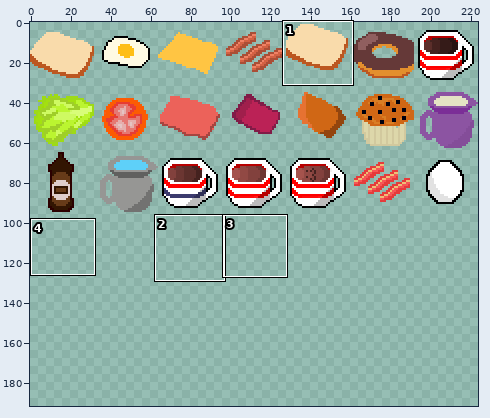
Sprite sheet: sprites/food.png. Above, an overview of the earlier version with the close-up marked.
Close-up. Old version:
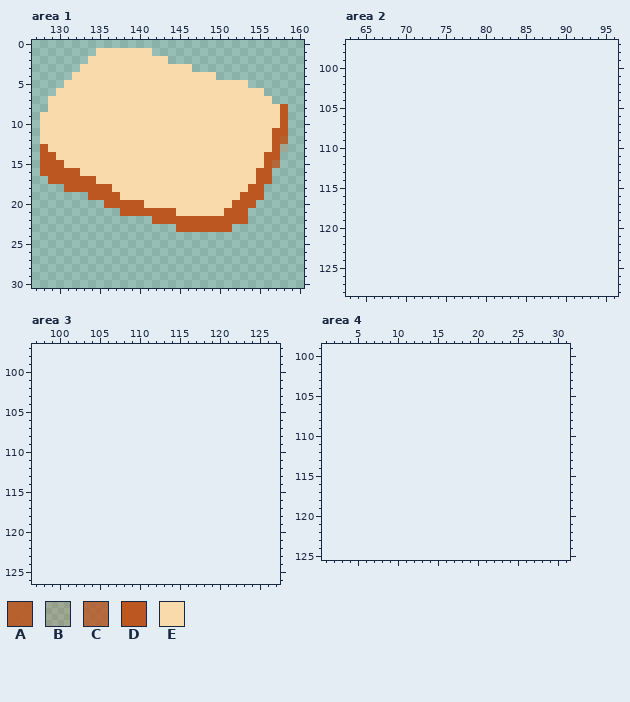
The file is 224x96 pixels. Pixels under 10% opacity are left out. Colours within 5 levels of each other are drawn and written as one. Shown: area 1: x 127..160, y 0..30; area 2: x 63..96, y 97..128; area 3: x 97..127, y 97..126; area 4: x 1..31, y 99..125. The old version is drawn lined up with the new one, on the new canvas. The commit also changed other parts of the picture, which this record leaves out.
Palette (. is transparent): A #bb551ce0  B #bb551d36  C #bc5721ce  D #bc5721  E #f9dbab
Pixels before, area 1, first column x 128:
 1 .......EEEEEEE.................
 2 ......EEEEEEEEEE...............
 3 .....EEEEEEEEEEEEEE............
 4 ....EEEEEEEEEEEEEEEEEE.........
 5 ...EEEEEEEEEEEEEEEEEEEEEEE.....
 6 ..EEEEEEEEEEEEEEEEEEEEEEEEEE...
 7 .EEEEEEEEEEEEEEEEEEEEEEEEEEEE..
 8 .EEEEEEEEEEEEEEEEEEEEEEEEEEEEED
 9 EEEEEEEEEEEEEEEEEEEEEEEEEEEEEED
10 EEEEEEEEEEEEEEEEEEEEEEEEEEEEEED
11 EEEEEEEEEEEEEEEEEEEEEEEEEEEEEDD
12 EEEEEEEEEEEEEEEEEEEEEEEEEEEEEDA
13 DEEEEEEEEEEEEEEEEEEEEEEEEEEEEDB
14 DDEEEEEEEEEEEEEEEEEEEEEEEEEEDD.
15 DDDEEEEEEEEEEEEEEEEEEEEEEEEEDC.
16 DDDDDEEEEEEEEEEEEEEEEEEEEEEDD..
17 .DDDDDDEEEEEEEEEEEEEEEEEEEEDD..
18 ...DDDDDDEEEEEEEEEEEEEEEEEDD...
19 ......DDDDEEEEEEEEEEEEEEEDDD...
20 ........DDDDDEEEEEEEEEEEDDD....
21 ..........DDDDDDDEEEEEEDDD.....
22 ..............DDDDDDDDDDDD.....
23 .................DDDDDDD.......
After the commit:
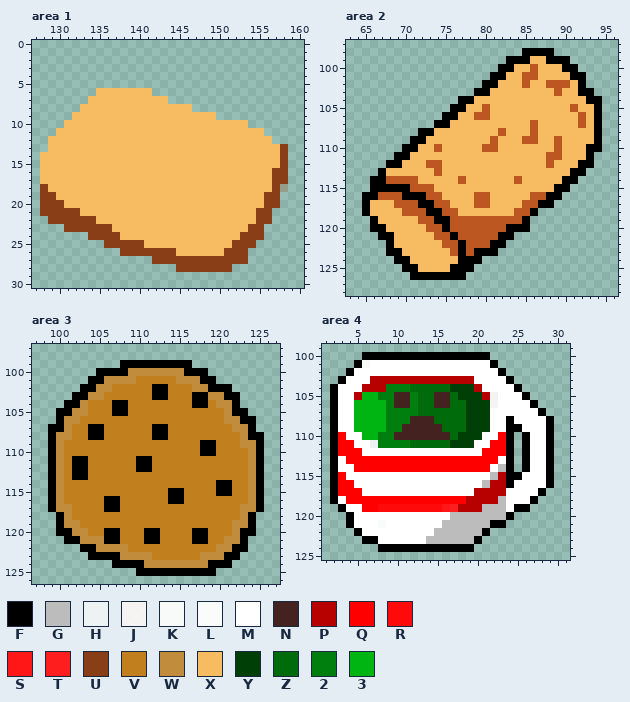
Colours new in this view: F #000000  G #bcbcbc  H #edf2f2  J #f6f3f3fd  K #ffffffed  L #fffffff4  M #ffffff  N #44221f  P #b70000  Q #ff0000  R #ff0a0a  S #ff1616  T #fe1e1e  U #893e18  V #c17f1d  W #c18c3c  X #f7bb62  Y #003f06  Z #006b0a  2 #007f0e  3 #00b512
Difference:
canvas 224x96 -> 224x192
Area 1:
y 1: x 135..141 EEEEEEE -> .......
y 2: x 134..143 EEEEEEEEEE -> ..........
y 3: x 133..146 EEEEEEEEEEEEEE -> ..............
y 4: x 132..149 EEEEEEEEEEEEEEEEEE -> ..................
y 5: x 131..153 EEEEEEEEEEEEEEEEEEEEEEE -> .......................
y 6: x 130..155 EEEEEEEEEEEEEEEEEEEEEEEEEE -> .....XXXXXXX..............
y 7: x 129..156 EEEEEEEEEEEEEEEEEEEEEEEEEEEE -> .....XXXXXXXXXX.............
y 8: x 129..158 EEEEEEEEEEEEEEEEEEEEEEEEEEEEED -> ....XXXXXXXXXXXXXX............
y 9: x 128..158 EEEEEEEEEEEEEEEEEEEEEEEEEEEEEED -> ....XXXXXXXXXXXXXXXXXX.........
y 10: x 128..158 EEEEEEEEEEEEEEEEEEEEEEEEEEEEEED -> ...XXXXXXXXXXXXXXXXXXXXXXX.....
y 11: x 128..158 EEEEEEEEEEEEEEEEEEEEEEEEEEEEEDD -> ..XXXXXXXXXXXXXXXXXXXXXXXXXX...
y 12: x 128..158 EEEEEEEEEEEEEEEEEEEEEEEEEEEEEDA -> .XXXXXXXXXXXXXXXXXXXXXXXXXXXX..
y 13: x 128..158 DEEEEEEEEEEEEEEEEEEEEEEEEEEEEDB -> .XXXXXXXXXXXXXXXXXXXXXXXXXXXXXU
y 14: x 128..158 DDEEEEEEEEEEEEEEEEEEEEEEEEEEDD. -> XXXXXXXXXXXXXXXXXXXXXXXXXXXXXXU
y 15: x 128..158 DDDEEEEEEEEEEEEEEEEEEEEEEEEEDC. -> XXXXXXXXXXXXXXXXXXXXXXXXXXXXXXU
y 16: x 128..158 DDDDDEEEEEEEEEEEEEEEEEEEEEEDD.. -> XXXXXXXXXXXXXXXXXXXXXXXXXXXXXUU
y 17: x 128..158 .DDDDDDEEEEEEEEEEEEEEEEEEEEDD.. -> XXXXXXXXXXXXXXXXXXXXXXXXXXXXXUU
y 18: x 128..158 ...DDDDDDEEEEEEEEEEEEEEEEEDD... -> UXXXXXXXXXXXXXXXXXXXXXXXXXXXXUB
y 19: x 128..157 ......DDDDEEEEEEEEEEEEEEEDDD.. -> UUXXXXXXXXXXXXXXXXXXXXXXXXXXUU
y 20: x 128..157 ........DDDDDEEEEEEEEEEEDDD... -> UUUXXXXXXXXXXXXXXXXXXXXXXXXXUU
y 21: x 128..156 ..........DDDDDDDEEEEEEDDD... -> UUUUUXXXXXXXXXXXXXXXXXXXXXXUU
y 22: x 129..156 .............DDDDDDDDDDDD... -> UUUUUUXXXXXXXXXXXXXXXXXXXXUU
y 23: x 131..155 ..............DDDDDDD.... -> UUUUUUXXXXXXXXXXXXXXXXXUU
y 24: x 134..155 ...................... -> UUUUXXXXXXXXXXXXXXXUUU
y 25: x 136..154 ................... -> UUUUUXXXXXXXXXXXUUU
y 26: x 138..153 ................ -> UUUUUUUXXXXXXUUU
y 27: x 142..153 ............ -> UUUUUUUUUUUU
y 28: x 145..151 ....... -> UUUUUUU
Area 2:
y 98: x 85..88 .... -> FFFF
y 99: x 83..90 ........ -> FFFXXFFF
y 100: x 82..91 .......... -> FFXXDXXXFF
y 101: x 81..92 ............ -> FFXXDDXXXXFF
y 102: x 80..92 ............. -> FFXXXDXXDDDXF
y 103: x 79..93 ............... -> FFXXXXXXXXDXXFF
y 104: x 77..94 .................. -> FFXXXXXXXXXXXXXXFF
y 105: x 76..94 ................... -> FFXXDXXXXXXXXXXDXXF
y 106: x 75..94 .................... -> FFXXDDXXXXXXXXXXXDXF
y 107: x 74..94 ..................... -> FFXXXXXXXXXXDXXXXXDXF
y 108: x 72..94 ....................... -> FFXXXXXXXXDXXXDXXXXXXXF
y 109: x 71..94 ........................ -> FFXXXXXXXXDXXXDDXXDXXXXF
y 110: x 70..94 ......................... -> FFXXDXXXXXDDXXXXXXXDXXXFF
y 111: x 69..93 ......................... -> FFXXXXXXXXXXXXXXXXXDDXXXF
y 112: x 68..93 .......................... -> FFXXXDDXXXXXXXXXXXXXDXXXFF
y 113: x 67..92 .......................... -> FXXXXXXDXXXXXXXXXXXXXXXXFF
y 114: x 66..91 .......................... -> FFDDDDXXXXXDXXXXXXDXXXXXFF
y 115: x 66..90 ......................... -> FFFFFDDDXXXXXXXXXXXXXXXFF
y 116: x 65..89 ......................... -> FFDDDFFFDDXXXXDDXXXXXDDFF
y 117: x 65..88 ........................ -> FXXXDDDFFDDXXXDDXXXXDDFF
y 118: x 65..86 ...................... -> FXXXXDDDFFDDXXXXXXXDDF
y 119: x 66..85 .................... -> FXXXXXDDFFDDDDDDDDDF
y 120: x 66..85 .................... -> FFXXXXXDDFDDDDDDDFFF
y 121: x 67..83 ................. -> FFXXXXXDDFDDDDDFF
y 122: x 68..82 ............... -> FXXXXXXDDFDDDFF
y 123: x 68..81 .............. -> FFXXXXXXDFDFFF
y 124: x 69..79 ........... -> FFXXXXXXFFF
y 125: x 70..78 ......... -> FFXXXXFFF
y 126: x 71..77 ....... -> FFFFFFF
Area 3:
y 99: x 108..116 ......... -> FFFFFFFFF
y 100: x 105..118 .............. -> FFFFWWWWWWWFFF
y 101: x 104..119 ................ -> FFWWWWVVVVVWWWFF
y 102: x 103..121 ................... -> FFWWVVVVVFFVVVWWFFF
y 103: x 102..122 ..................... -> FFWWVVVVVVFFVVVFFWWFF
y 104: x 101..122 ...................... -> FFWVVVFFVVVVVVVVFFVWWF
y 105: x 100..123 ........................ -> FFWWVVVFFVVVVVVVVVVVVWFF
y 106: x 100..124 ......................... -> FWWVVVVVVVVVVVVVVVVVVWWFF
y 107: x 99..124 .......................... -> FFWVVFFVVVVVVFFVVVVVVVVWWF
y 108: x 99..125 ........................... -> FWWVVFFVVVVVVFFVVVVVVVVVWFF
y 109: x 99..125 ........................... -> FWVVVVVVVVVVVVVVVVVFFVVVWWF
y 110: x 99..125 ........................... -> FWVVVVVVVVVVVVVVVVVFFVVVVWF
y 111..112: x 99..125 ........................... -> FWVFFVVVVVVFFVVVVVVVVVVVVWF
y 113: x 99..125 ........................... -> FWVFFVVVVVVVVVVVVVVVVVVVVWF
y 114: x 99..125 ........................... -> FWVVVVVVVVVVVVVVVVVVVFFVVWF
y 115: x 99..125 ........................... -> FWVVVVVVVVVVVVVFFVVVVFFVVWF
y 116: x 99..125 ........................... -> FWVVVVVFFVVVVVVFFVVVVVVVVWF
y 117: x 99..125 ........................... -> FWWVVVVFFVVVVVVVVVVVVVVVWWF
y 118: x 100..124 ......................... -> FWVVVVVVVVVVVVVVVVVVVVVWF
y 119: x 100..124 ......................... -> FWWVVVVVVVVVVVVVVVVVVVWWF
y 120: x 100..124 ......................... -> FFWWVVFFVVVFFVVVVFFVVVWFF
y 121: x 101..123 ....................... -> FFWWWFFVVVFFVVVVFFVVWWF
y 122: x 103..123 ..................... -> FFWWWWVVVVVVVVVVVWWFF
y 123: x 104..122 ................... -> FFFFWWWWVVVVVVWWWFF
y 124: x 107..121 ............... -> FFFFWWWWWWWWFFF
y 125: x 110..119 .......... -> FFFFFFFFFF
Area 4:
y 100: x 6..21 ................ -> FFFFFFFFFFFFFFFF
y 101: x 5..22 .................. -> FKMMMMMMMMMMMMMMMF
y 102: x 4..23 .................... -> FMMMMMMMMMMMMMMMMMMF
y 103: x 3..24 ...................... -> FMMMPPPPPPPPPPPPPMMMMF
y 104: x 2..25 ........................ -> FMMMPPP222ZZZZZYYYPMMMMF
y 105: x 2..26 ......................... -> FMMP3322NN2ZZNNZYYYPJMMMF
y 106: x 2..27 .......................... -> FMM33332NN2ZZNNZZYYYJMMMMF
y 107: x 2..28 ........................... -> FMM33332222ZZZZZZYYYMMMMMMF
y 108: x 2..29 ............................ -> FMM3333222NNNZZZZYYYMMFMMMMF
y 109: x 2..29 ............................ -> FMM333322NNNNNZZZYYYMMFFMMMF
y 110: x 2..24 ....................... -> FQMM3322NNNNNNNZYYYMMQF; x 26..29 .... -> FMMF
y 111: x 2..24 ....................... -> FQQMMH2222ZZZZZYYYMMQQF; x 26..29 .... -> FMMF
y 112: x 2..24 ....................... -> FQQQMMMMMMMMMMMMMMMQQQF; x 26..29 .... -> FMMF
y 113: x 2..24 ....................... -> FMQQQQQQQQQQQQQQQQQQQMF; x 26..29 .... -> FMMF
y 114: x 2..24 ....................... -> FMMQQQQQQQQQQQQQQQQQMGF; x 26..29 .... -> FMMF
y 115: x 2..29 ............................ -> FQMMMMMMMMMMMMMMMMMMGPFFMMMF
y 116: x 2..29 ............................ -> FQQMMMMMMMMMMMMMMMMGPPFMMMMF
y 117: x 2..28 ........................... -> FQQQMMMMMMMMMMMMMMPPPPMMMMF
y 118: x 2..27 .......................... -> FMQQQQQQQQQQQQQQQPPPPGMMMF
y 119: x 3..26 ........................ -> FMMQQRRRRRRRRSTPPPGGGMFF
y 120: x 4..24 ..................... -> FMMMMMMMMMMMMGGGGGGGF
y 121: x 4..23 .................... -> FMMMLMMMMMMMGGGGGGFF
y 122: x 5..21 ................. -> FMMMMMMMMMGGGGGGF
y 123: x 6..20 ............... -> FFMMMMMMGGGGGGF
y 124: x 8..19 ............ -> FFFFFFFFFFFF
